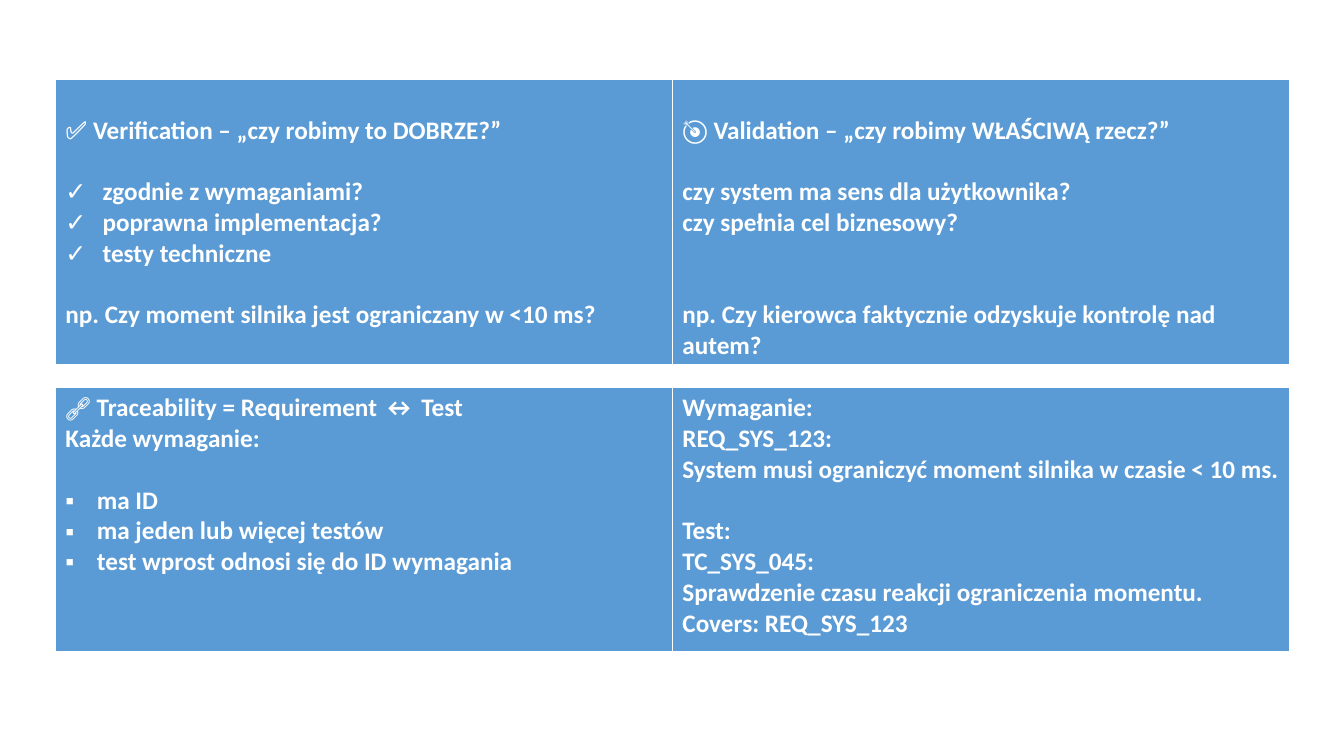
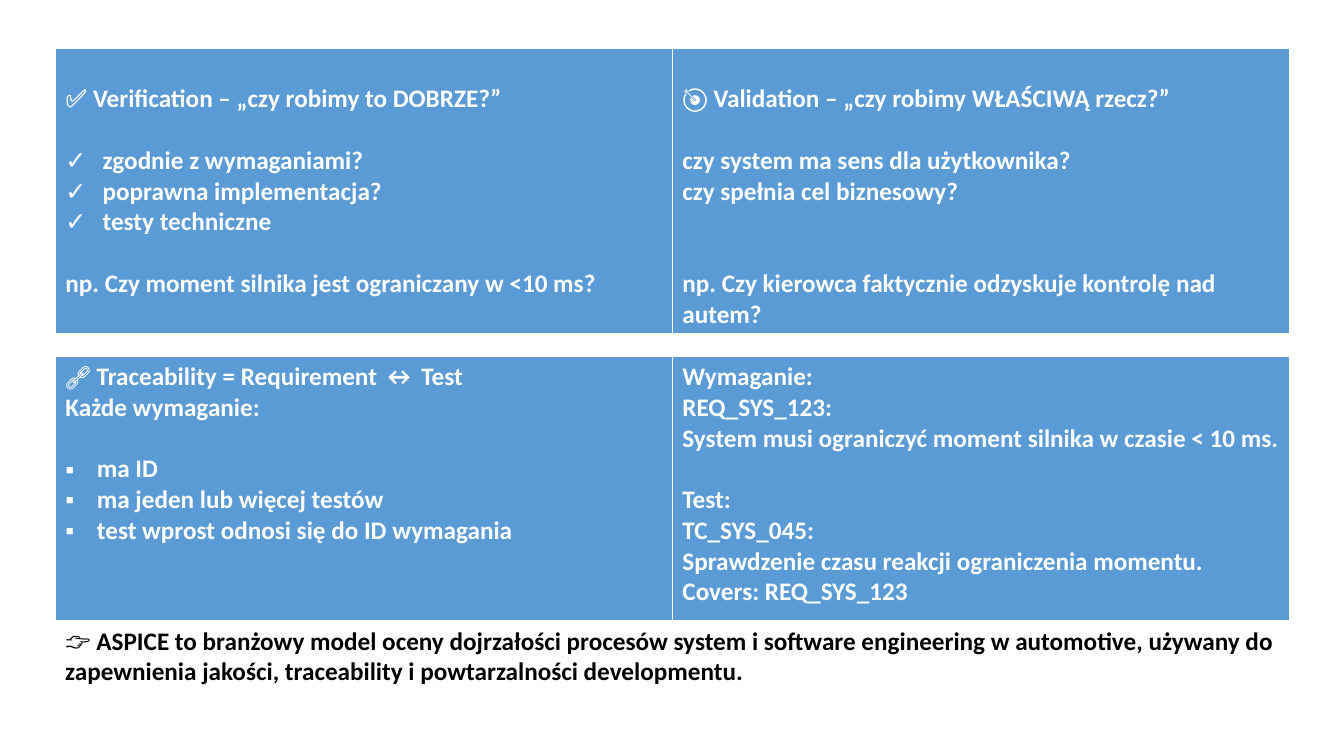
Before and after one commit to engineerwka-creator/Documents, a slide deck: slide 4 of R&D_Automotive/AUTOMOTIVE.pptx. Drawn at 1344x756 pixels with LibreOffice and Linux fonts; fonts in the diff are those of the drawing. Boxes give left, top, right and bottom in pixels: in the first picture for what was removed or moved away, otherwise in the second. Text is boxed around its words. In the diff, an @@ line names an element or a change of style, - is before the commit and + after.

```diff
--- a/R&D_Automotive/AUTOMOTIVE.pptx
+++ b/R&D_Automotive/AUTOMOTIVE.pptx
@@ table moved from (x1=55, y1=80, x2=1290, y2=362) to (x1=55, y1=48, x2=1290, y2=331) @@
@@ table moved from (x1=55, y1=388, x2=1290, y2=653) to (x1=55, y1=357, x2=1290, y2=622) @@
@@ text added at (x1=65, y1=632, x2=1272, y2=685), 18 pt, text #000000, bold @@
+👉 ASPICE to branżowy model oceny dojrzałości procesów system i software engineering w automotive, używany do zapewnienia jakości, traceability i powtarzalności developmentu.
```
Also in this commit, not shown: 11 other slides changed, 6 slides added, 2 slides removed, 1 other file.
